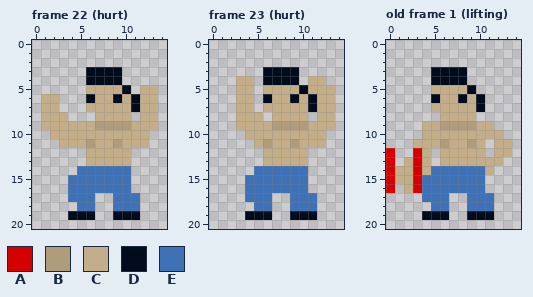
Two states of a pixel-art file, concept/lifter.ase. That is the earlier state.
15x21 pixels, 30 frames. Shown: frame 22 (hurt), frame 23 (hurt), old frame 1 (lifting). The commit also changed other frames, which this record leaves out.
Palette (. is transparent): A #d60000  B #b09c7b  C #c4ae89  D #000c1b  E #3e71b5
Pixels before, frame 22 (hurt), first column x 1:
 3 .....DDDD....
 4 .....DDDD....
 5 .....CCCCD.CC
 6 CC...DCCDCDCC
 7 CC...CCCCCDCC
 8 CCC...CCCC.CC
 9 CCCCCCBBBBCCC
10 .CCCCCCCCCCC.
11 ..CCCBCCBCCC.
12 .....CCCCC...
13 .....CCCCC...
14 ....EEEEEE...
15 ...EEEEEEE...
16 ...EEEEEEE...
17 ...EEE..EEE..
18 ....EE..EEE..
19 ...DDD..DDD..
Pixels before, frame 23 (hurt), first column x 3:
 3 ...DDDD....
 4 CC.DDDD.CC.
 5 CC.CCCCDCCC
 6 CC.DCCDCDCC
 7 CC.CCCCCDCC
 8 CCC.CCCC.CC
 9 CCCCBBBBCCC
10 .CCCCCCCCC.
11 ..CBCCBCCC.
12 ...CCCCC...
13 ...CCCCC...
14 ..EEEEEE...
15 .EEEEEEE...
16 .EEEEEEE...
17 .EEE..EEE..
18 ..EE..EEE..
19 .DDD..DDD..
Pixels before, old frame 1 (lifting), first column x 0:
 3 .....DDDD.....
 4 .....DDDD.....
 5 .....CCCCD....
 6 .....DCCDCD...
 7 .....CCCCCD...
 8 ......CCCC....
 9 ....CCBBBBCC..
10 ....CCCCCCCCC.
11 ...CCCBCCBC.CC
12 A..AC.CCCCC.CC
13 A.CAC.CCCCCCC.
14 ACCACEEEEEEC..
15 ACCAEEEEEEE...
16 A.CAEEEEEEE...
17 ....EEE..EEE..
18 .....EE..EEE..
19 ....DDD..DDD..
New version:
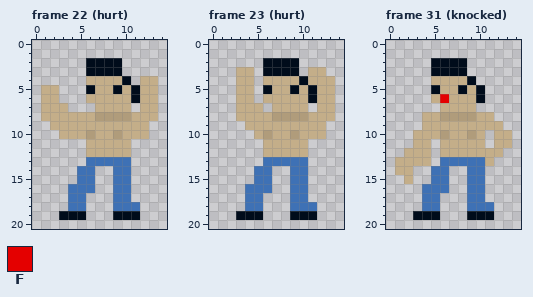
Colours new in this view: F #e40000
A new or re-ordered frame is compared with the old frame closest to it.
The exact change:
frames 30 -> 36
Changed rows in their new state; - is an unchanged pixel.
Frame 22 (hurt):
first column x 1:
 2 -----DDDD----
 4 -----CCCCD-CC
 5 CC---D--DCD--
 6 -----C--C----
 7 --C--.----.--
 8 ---CCCBBBBC--
 9 .-----CCCC--.
10 -.---B--B----
11 --...C--C-..-
13 -----EEEEE---
14 ------..-----
15 ---.--..-----
16 ------..-----
17 -----.----.--
18 ---E-.-------
19 --D--.-------
Frame 23 (hurt):
first column x 3:
 2 ---DDDD----
 3 CC------CC-
 4 ---CCCCD--C
 5 ---D--DCD--
 6 ---C--C----
 7 --C.----.--
 8 ---CBBBBC--
 9 .---CCCC--.
10 -.-B--B----
11 --.C--C-..-
13 ---EEEEE---
14 ----..-----
15 -.--..-----
16 ----..-----
17 ---.----.--
18 -E-.-------
19 D--.-------
Frame 31 (knocked) is new; against old frame 1 (lifting):
first column x 0:
 2 -----DDDD-----
 4 -----CCCCD----
 5 -----D--DCD---
 6 -----CF-C-----
 7 -----.----.---
 8 ----CCBBBBCC--
 9 ------CCCC--C-
10 ---C--B--B-.-C
11 -----.C--C----
12 .-CC-------C-.
13 .C-C--EEEEE-.-
14 .--..--..--.--
15 ..-..--..-----
16 .-..---..-----
17 ------.----.--
18 ----E-.-------
19 ---D--.-------
Where, in picture pixels (left, top, right, bottom), the same in both pictures:
changed: (41, 58, 158, 220)
changed: (236, 58, 335, 220)
changed: (386, 58, 512, 220)
